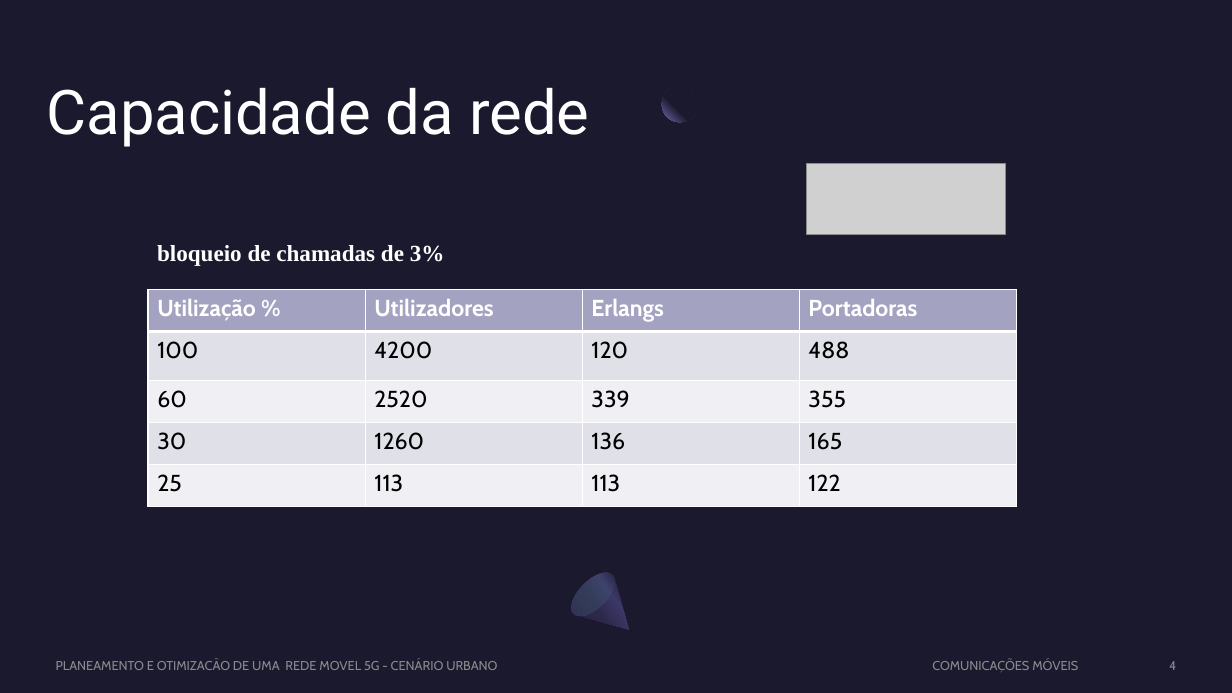
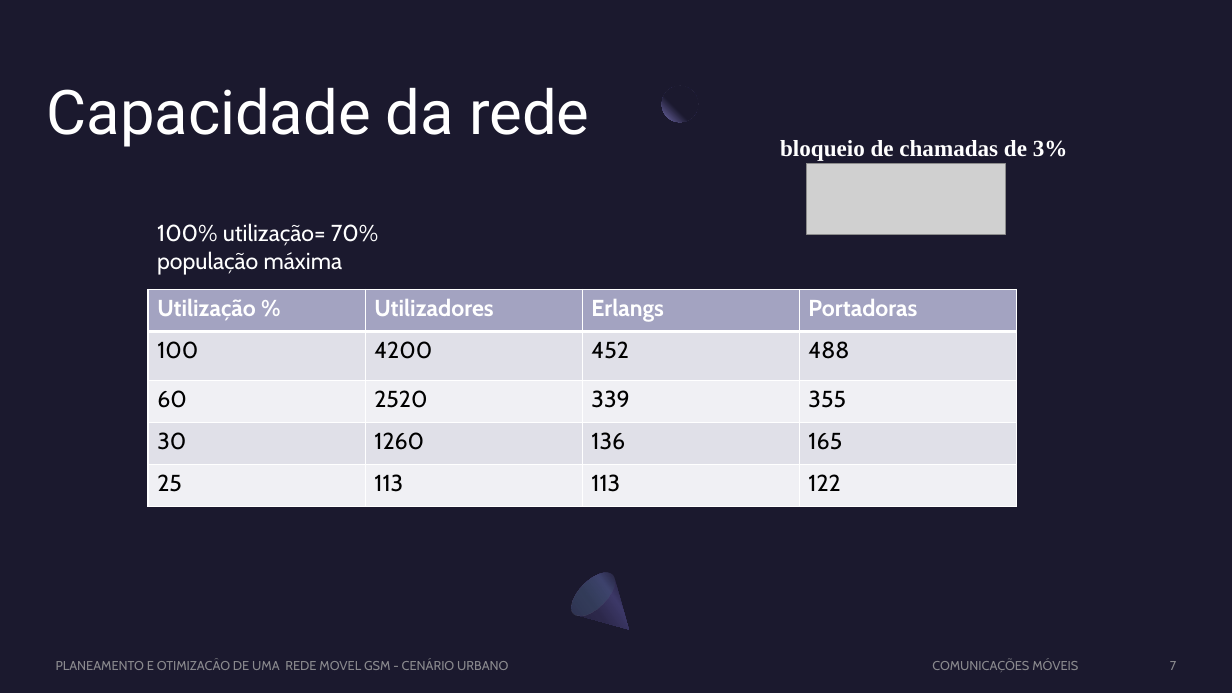
Before and after one commit to Rafaeljff/CM, a slide deck: slide 7 of Apresentacao_GSM_Urbano.pptx (slide 4 before the commit). Drawn at 1232x693 pixels with LibreOffice and Linux fonts; fonts in the diff are those of the drawing; grey boxes stand for pictures. Boxes give left, top, right and bottom in pixels: in the first picture for what was removed or moved away, otherwise in the second. Text is boxed around its words. In the diff, an @@ line names an element or a change of style, - is before the commit and + after.

```diff
--- a/Apresentacao_GSM_Urbano.pptx
+++ b/Apresentacao_GSM_Urbano.pptx
@@ text "bloqueio de chamadas de 3%": place and size @@
-text "bloqueio de chamadas de 3%" at <box>157,245,445,266</box>
+text "bloqueio de chamadas de 3%" at <box>780,140,1068,161</box>
@@ text added at <box>157,223,378,275</box>, 18 pt, text #FFFFFF @@
+100% utilização= 70% população máxima
@@ table at <box>148,289,1017,506</box> @@
-row 2, column 3: 120
+row 2, column 3: 452
@@ text at <box>56,661,508,670</box>: text changed @@
-PLANEAMENTO E OTIMIZACÂO DE UMA REDE MOVEL 5G - CENÁRIO URBANO
+PLANEAMENTO E OTIMIZACÂO DE UMA REDE MOVEL GSM - CENÁRIO URBANO
@@ page number at <box>1170,661,1176,670</box>: text changed @@
-4
+7
```
Also in this commit, not shown: 3 other slides changed, 3 slides added, 2 other files.
